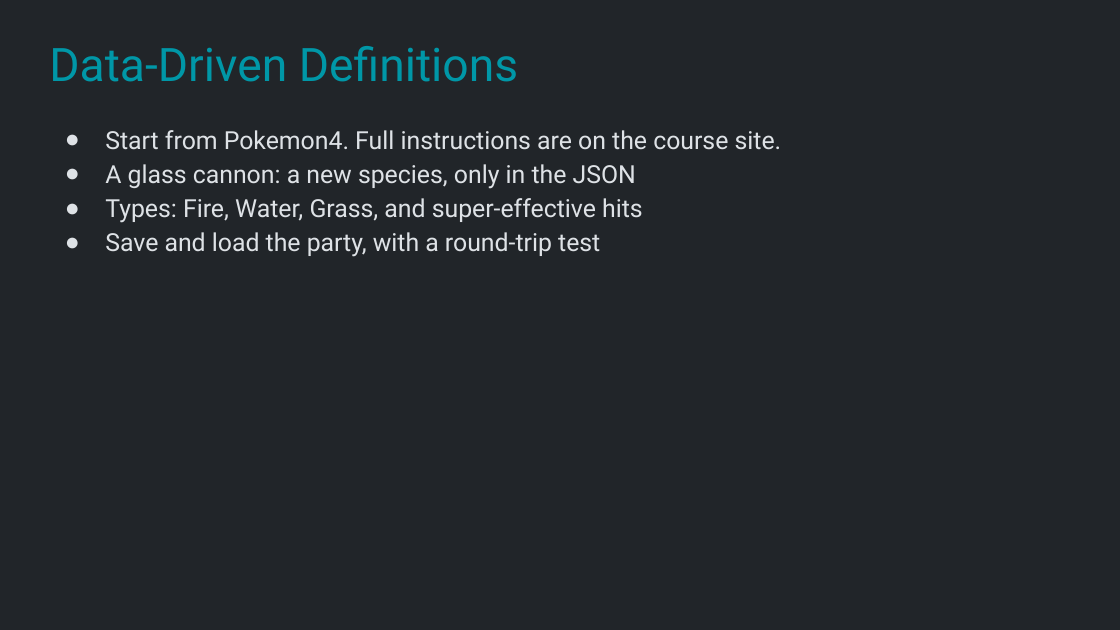
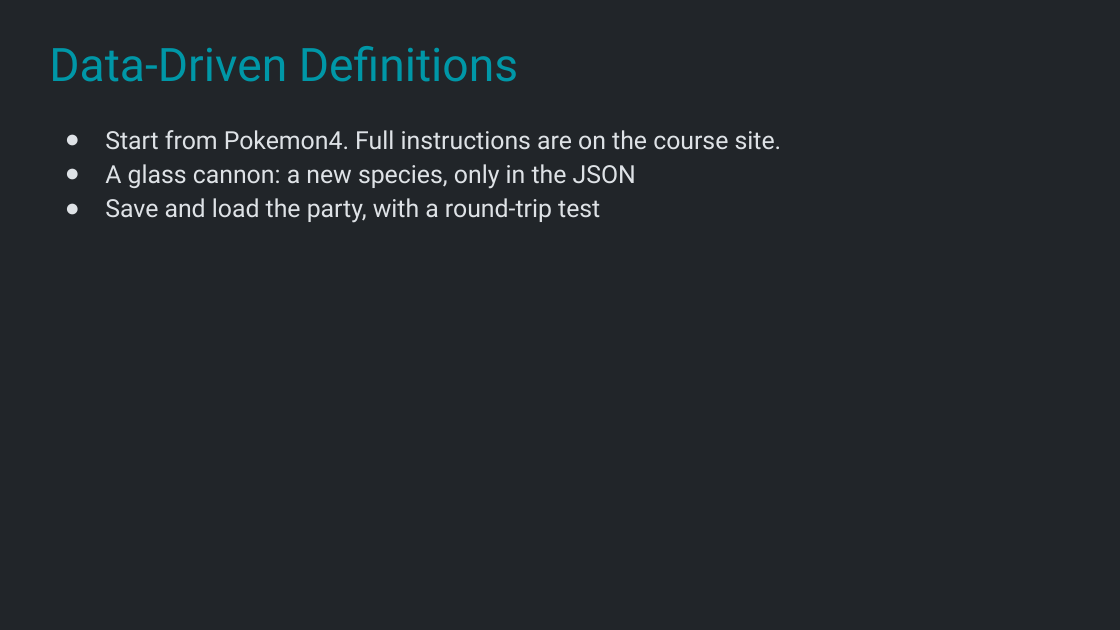
Before and after one commit to Metamate/gar, a slide deck: slide 27 of slides/10 Pokemon.pptx. Drawn at 1120x630 pixels with LibreOffice and Linux fonts; fonts in the diff are those of the drawing. Boxes give left, top, right and bottom in pixels: in the first picture for what was removed or moved away, otherwise in the second. Text is boxed around its words. In the diff, an @@ line names an element or a change of style, - is before the commit and + after.

```diff
--- a/slides/10 Pokemon.pptx
+++ b/slides/10 Pokemon.pptx
@@ text at [105,198,643,223]: paragraph removed @@
-● Types: Fire, Water, Grass, and super-effective hits
```
Also in this commit, not shown: 1 other file.
